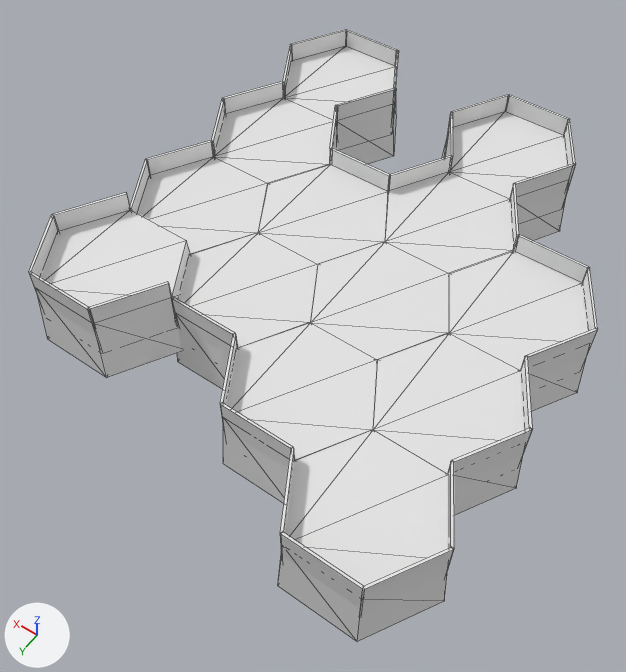
The OBJ model src/NavMesh/Files/Arena.obj: old version first, new version second.
Before and after are seen from a camera (50 mm lens) standing at (-1162.0, 5211.0, 5483.0) and looking at (1283.0, 1789.0, 105.0). Arrows for +X, +Y and +Z are at lower left; the lights stay in place. Mesh edges are drawn as thin lines. Where no turn or scale is listed for an object, it has been applied to the vertices. Vertices at the same position are counted once.

Objects in the first picture: 'Arena'.
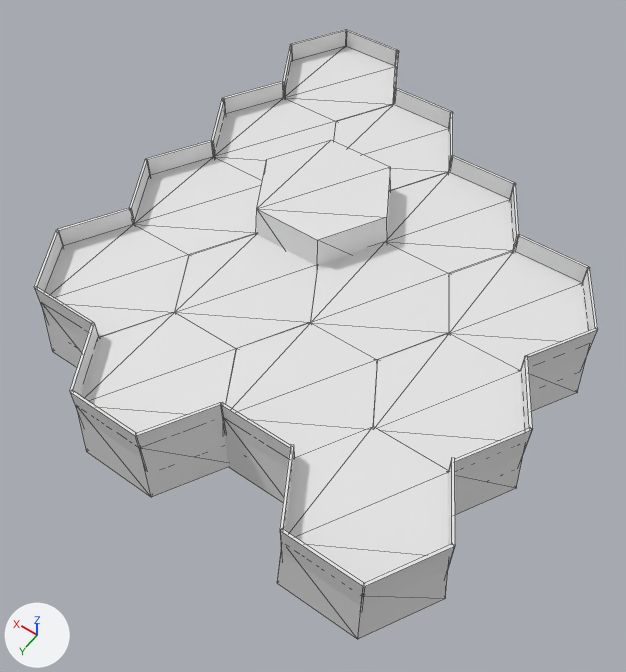
Diff of the bpy script that builds the scene:
```diff
--- a/src/NavMesh/Files/Arena.obj.py
+++ b/src/NavMesh/Files/Arena.obj.py
@@ me_arena @@
 # used by ob_arena; location = (0.0, 0.0, 0.0)
-me_arena.from_pydata(...)  # 412 vertices, 464 faces; spans x -626.0..3224.0, y -1044.0..3544.0, z 0.0..910.0
+me_arena.from_pydata(...)  # 378 vertices, 448 faces; spans x -626.0..3224.0, y -1044.0..3544.0, z 0.0..841.0
+# me_arena part 1: the loose piece of 8 vertices spanning x 1445.0..2020.0, y 490.0..510.0, z 250.0..750.0 is moved by (0.0, -1000.0, 0.0)
+# me_arena part 2: the loose piece of 8 vertices spanning x 579.0..1154.0, y -1010.0..-990.0, z 250.0..750.0 is moved by (0.0, 1000.0, 0.0)
+# me_arena part 3: the loose piece of 12 vertices spanning x 1972.0..3224.0, y 1956.0..3044.0, z 160.0..739.0 is moved by (-866.0, -1500.0, 102.0)
+# me_arena part 4: a new loose piece, a 6-sided cut cone along z (radius 626.0 by 629.0 at the low end, 575.0 by 577.0 at the high end) spanning x -626.0..626.0, y 2456.0..3544.0, z 42.0..621.0
+# me_arena part 5: the loose piece of 8 vertices spanning x 281.0..585.0, y 2996.0..3504.0, z 250.0..750.0 is moved by (0.0, 0.0, 42.0)
+# me_arena part 6: the loose piece of 8 vertices spanning x -585.0..-281.0, y 2496.0..3004.0, z 250.0..750.0 is moved by (0.0, 0.0, 42.0)
+# me_arena part 7: the loose piece of 8 vertices spanning x -585.0..-281.0, y 2996.0..3504.0, z 250.0..750.0 is moved by (0.0, 0.0, 42.0)
+# me_arena part 8: the loose piece of 8 vertices spanning x -288.0..288.0, y 3490.0..3510.0, z 250.0..750.0 is moved by (0.0, 0.0, 42.0)
+# me_arena part 9: the loose piece of 8 vertices spanning x 1147.0..1451.0, y 2496.0..3004.0, z 250.0..750.0 is moved by (866.0, 500.0, 0.0)
+# me_arena part 10: the loose piece of 8 vertices spanning x 2013.0..2317.0, y 2496.0..3004.0, z 410.0..910.0 is moved by (-866.0, 500.0, -160.0)
+# me_arena part 11: the loose piece of 8 vertices spanning x 1445.0..2020.0, y 2490.0..2510.0, z 250.0..750.0 is moved by (0.0, 1000.0, 0.0)
+# me_arena part 12: the loose piece of 8 vertices spanning x 2879.0..3183.0, y 2496.0..3004.0, z 410.0..910.0 is moved by (0.0, 0.0, -160.0)
+# me_arena part 13: the loose piece of 8 vertices spanning x 2879.0..3183.0, y 1996.0..2504.0, z 410.0..910.0 is moved by (0.0, 0.0, -160.0)
+# me_arena part 14: the loose piece of 8 vertices spanning x 2311.0..2886.0, y 2990.0..3010.0, z 410.0..910.0 is moved by (0.0, 0.0, -160.0)
+# me_arena part 15: 6 loose pieces with 48 vertices, spanning x 281.0..2317.0, y -1004.0..504.0, z 250.0..750.0, are deleted
+# me_arena part 16
+# 27 vertices are removed from x -626.0..2307.0, y -1044.0..3544.0, z 0.0..579.0
+# 60 faces are deleted
+# 1 vertex moves from x 2358.0, y 1000.0, z 0.0 to x 2307.0, y 0.0, z 579.0
+# 23 vertices are added at x 1106.0..3224.0, y -544.0..3544.0, z 0.0..579.0
+# 6 new vertices lie (626.0, 0.0, 0.0) away from vertices in x 1419.0..2285.0, y -544.0..3544.0, z 0.0
+# 60 new faces join them
```

Pixel boxes [x1, y1, x2, y2] of what changed, in the pictures (626 x 672 px; the box of a moved part takes in the faces that stretch with it):
'Arena', reshaped: before [28, 29, 598, 642]; after [34, 29, 598, 640]
part 1 of me_arena, moved or reshaped: before [330, 148, 390, 192]; after [393, 88, 452, 128]
part 2 of me_arena, moved or reshaped: before [505, 95, 569, 135]; after [449, 156, 515, 200]
part 3 of me_arena, moved or reshaped: before [38, 209, 191, 377]; after [256, 140, 391, 267]
part 4 of me_arena, added: after [277, 426, 449, 640]
part 5 of me_arena, moved or reshaped: before [280, 448, 294, 553]; after [280, 444, 294, 543]
part 6 of me_arena, moved or reshaped: before [447, 461, 454, 567]; after [448, 458, 455, 567]
part 7 of me_arena, moved or reshaped: before [362, 547, 453, 610]; after [362, 544, 454, 607]
part 8 of me_arena, moved or reshaped: before [281, 532, 363, 609]; after [280, 529, 364, 606]
part 9 of me_arena, moved or reshaped: before [220, 334, 237, 423]; after [69, 323, 99, 396]
part 10 of me_arena, moved or reshaped: before [88, 281, 174, 337]; after [136, 402, 224, 461]
part 11 of me_arena, moved or reshaped: before [171, 296, 235, 356]; after [70, 390, 142, 459]
part 12 of me_arena, moved or reshaped: before [28, 215, 59, 277]; after [34, 230, 63, 292]
part 13 of me_arena, moved or reshaped: before [52, 192, 130, 232]; after [57, 208, 134, 246]
part 14 of me_arena, moved or reshaped: before [29, 271, 96, 336]; after [35, 286, 94, 341]
part 15 of me_arena, deleted: before [329, 88, 576, 210]
part 16 of me_arena, moved or reshaped: before [258, 112, 568, 642]; after [43, 105, 448, 497]
